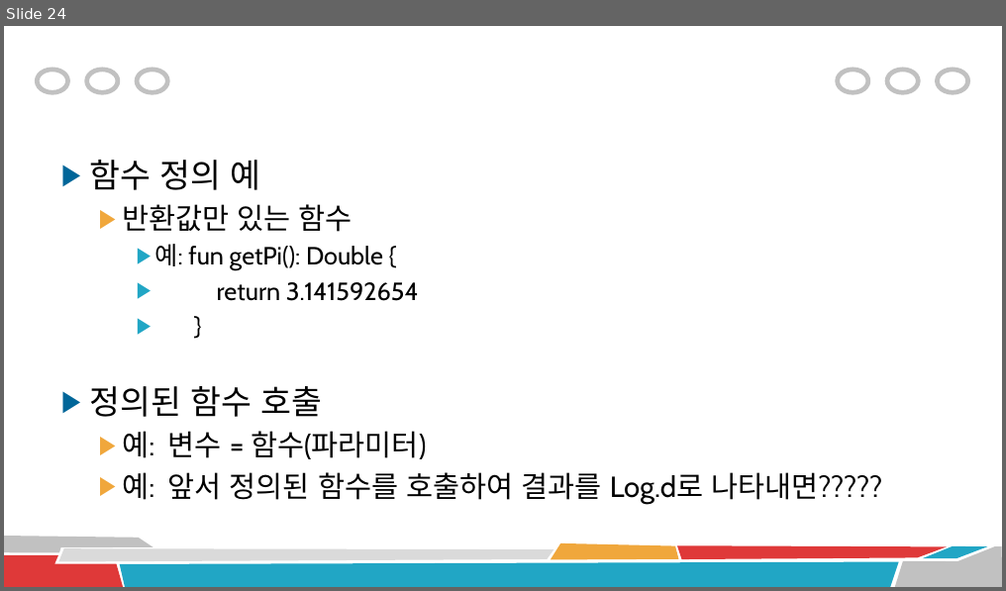
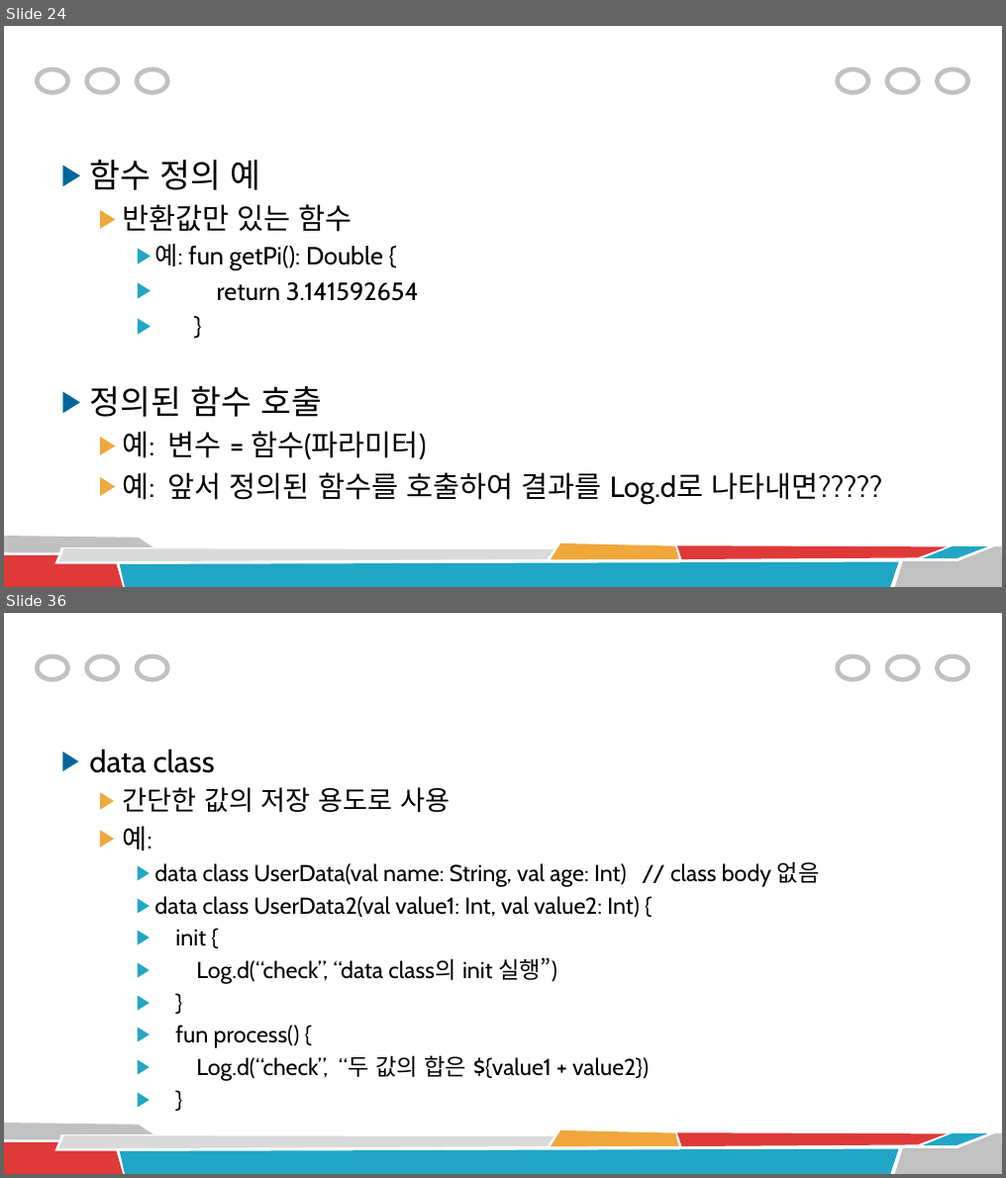
Before and after one commit to rlawnsqja2/and, a slide deck: 03 코틀린 기본 문법.pptx. Shown one above the other, each under a label of ours: slide 24 before the commit, slides 24 and 36 after it; the slides between them are not shown. The pictures are 1006x591 and 1006x1178 pixels, drawn with LibreOffice and Linux fonts; fonts in the diff are those of the drawing. Boxes give left, top, right and bottom in pixels: in the first picture for what was removed or moved away, otherwise in the second. Text is boxed around its words. In the diff, an @@ line names an element or a change of style, - is before the commit and + after.

```diff
--- a/03 코틀린 기본 문법.pptx
+++ b/03 코틀린 기본 문법.pptx
@@ slide 36 added at bbox=[4, 613, 1002, 1174], background #FFFFFF; not listed: 14 template elements that a slide beside it also shows @@
@@ text added at bbox=[89, 749, 820, 1081], 22.2 pt, text #000000 @@
+▶ data class
+  ▶ 간단한 값의 저장 용도로 사용
+  ▶ 예:
+    ▶ data class UserData(val name: String, val age: Int) // class body 없음
+    ▶ data class UserData2(val value1: Int, val value2: Int) {
+    ▶ init {
+    ▶ Log.d(“check”, “data class의 init 실행”)
+    ▶ }
+    ▶ fun process() {
+    ▶ Log.d(“check”, “두 값의 합은 ${value1 + value2})
+    ▶ }
```
Also in this commit, not shown: 4 slides changed, 34 other slides added.
